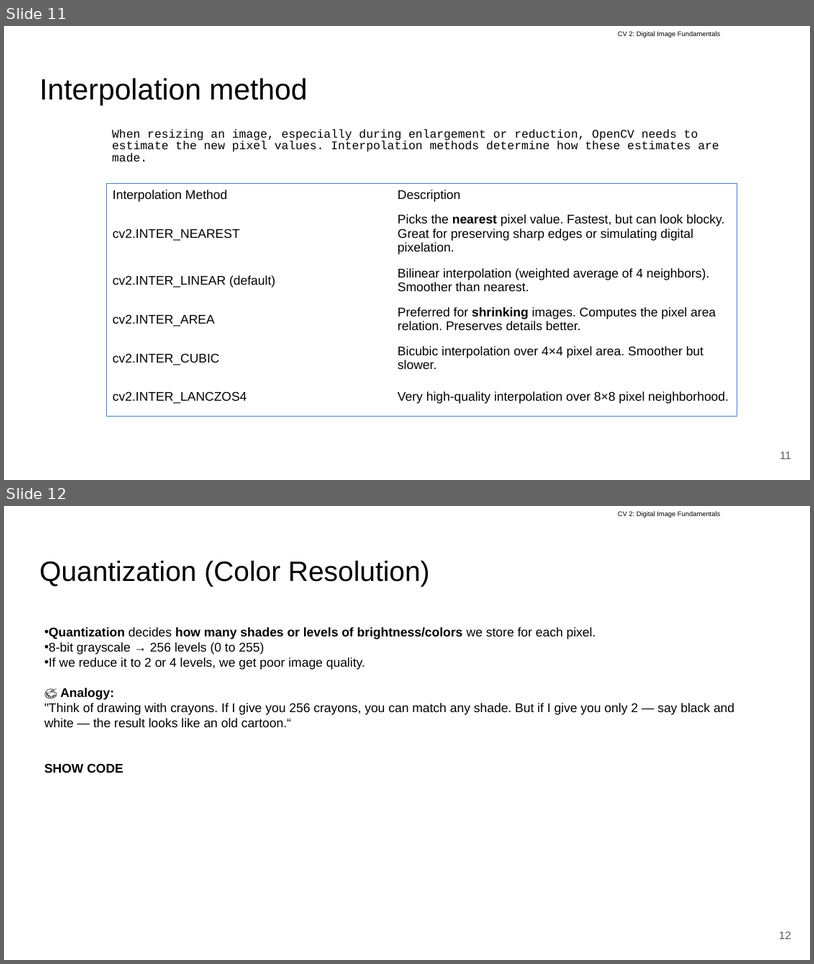
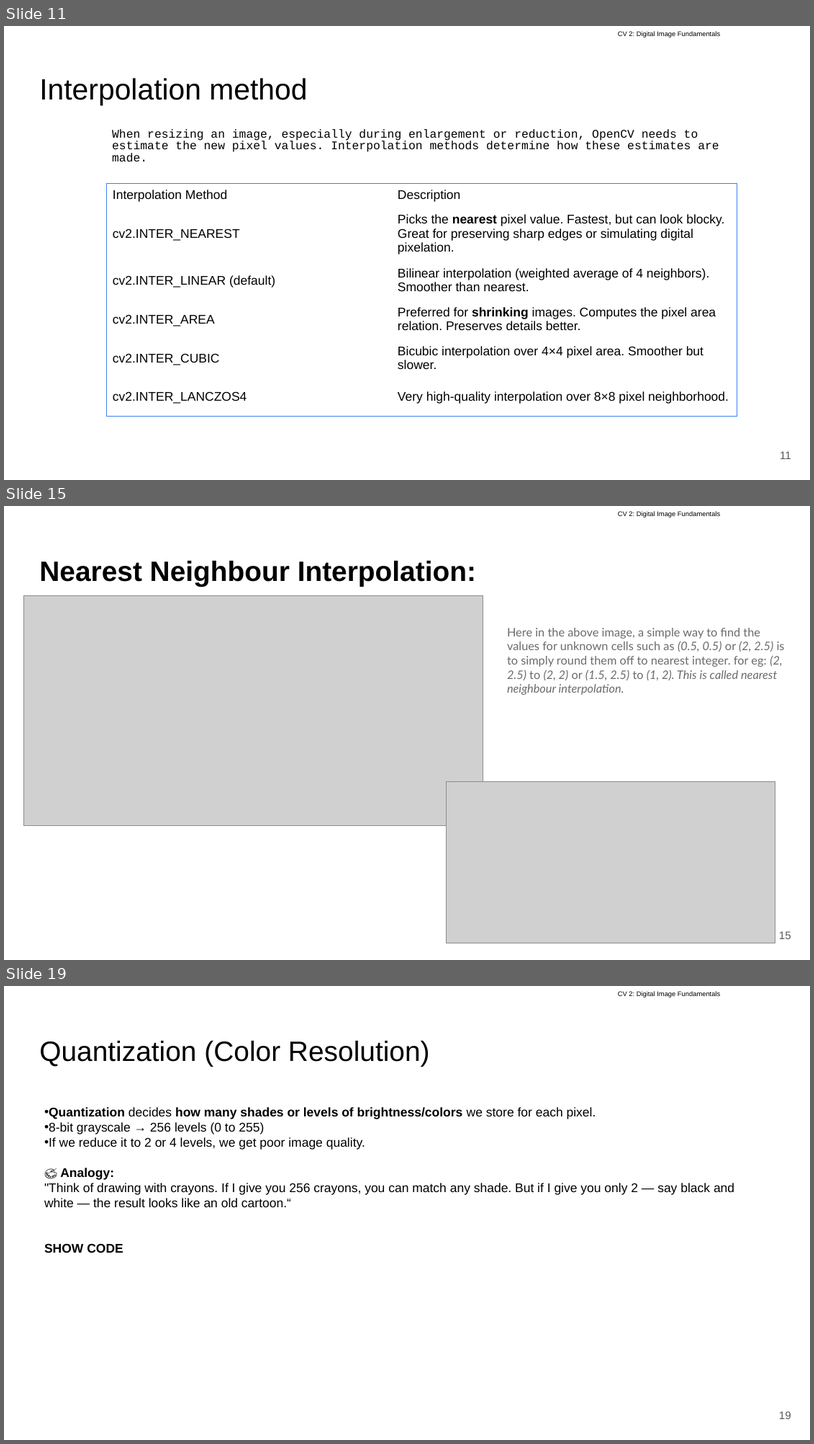
Before and after one commit to RevathiPerumalbits/bitsCV, a slide deck: ComputerVision/Class 02 Image digitization/CV #2 Digital Image, Fundamentals - Aakash.pptx. Shown one above the other, each under a label of ours: slides 11 and 12 before the commit, slides 11, 15 and 19 after it; the slides between them are not shown. The pictures are 814x964 and 814x1444 pixels, drawn with LibreOffice and Linux fonts; fonts in the diff are those of the drawing; grey boxes stand for pictures. Boxes give left, top, right and bottom in pixels: in the first picture for what was removed or moved away, otherwise in the second. Text is boxed around its words. In the diff, an @@ line names an element or a change of style, - is before the commit and + after.

Commit message:
interpolation content added

```diff
--- a/ComputerVision/Class 02 Image digitization/CV #2 Digital Image, Fundamentals - Aakash.pptx
+++ b/ComputerVision/Class 02 Image digitization/CV #2 Digital Image, Fundamentals - Aakash.pptx
@@ slide 15 added at [4,506,810,960], background #FFFFFF; not listed: 1 template element that a slide beside it also shows @@
@@ title added at [39,561,476,586], 33.3 pt, text #000000, bold @@
+Nearest Neighbour Interpolation:
@@ picture added at [23,595,483,826] @@
@@ text added at [507,628,785,695], 14 pt, text #6B6B6B @@
+Here in the above image, a simple way to find the values for unknown cells such as (0.5, 0.5) or (2, 2.5) is to simply round them off to nearest integer. for eg: (2, 2.5) to (2, 2) or (1.5, 2.5) to (1, 2). This is called nearest neighbour interpolation.
@@ picture added at [447,781,775,943] @@
@@ page number added at [779,931,792,939], 13 pt, text #595959 @@
+15
@@ what was slide 12 is now slide 19 @@
@@ page number at [779,1411,792,1419]: text changed @@
-12
+19
```
Also in this commit, not shown: 1 slide changed, 6 other slides added, 2 slides removed.
